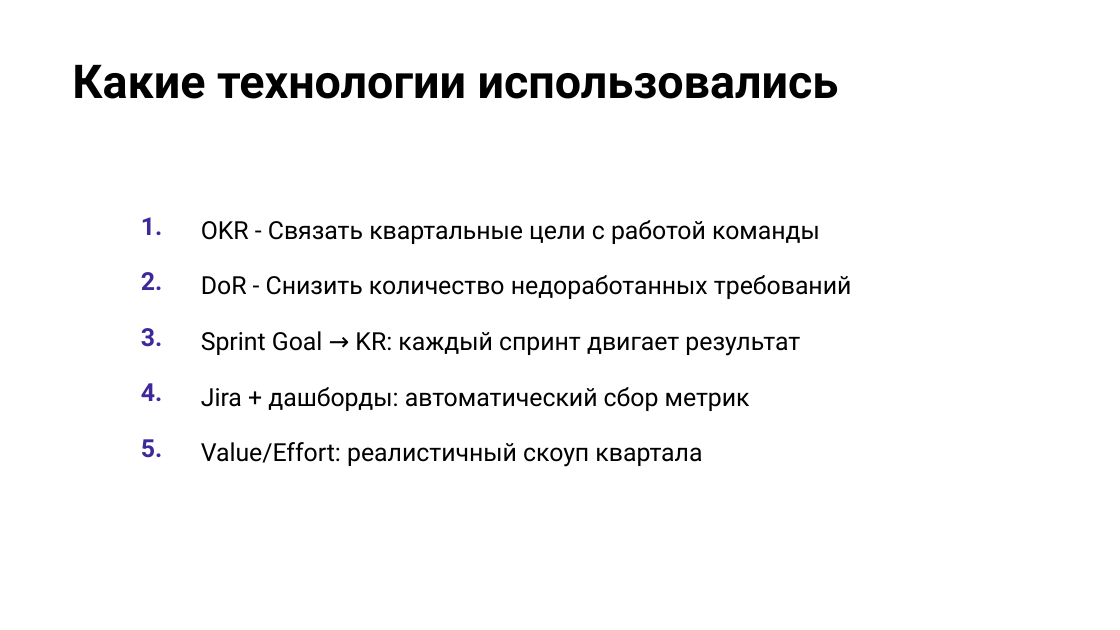
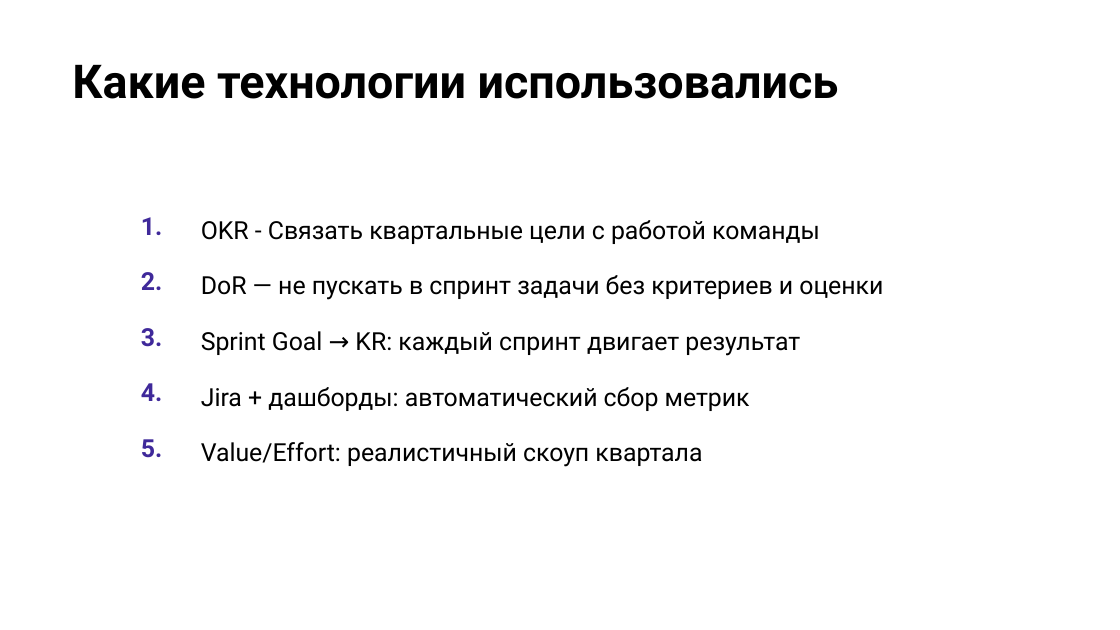
Before and after one commit to camelot270/otus_work, a slide deck: slide 6 of docs/Защита проекта. Петров Н.И..pptx. Drawn at 1120x630 pixels with LibreOffice and Linux fonts; fonts in the diff are those of the drawing; background and template pictures are left out. Boxes give left, top, right and bottom in pixels: in the first picture for what was removed or moved away, otherwise in the second. Text is boxed around its words. In the diff, an @@ line names an element or a change of style, - is before the commit and + after.

```diff
--- a/docs/Защита проекта. Петров Н.И..pptx
+++ b/docs/Защита проекта. Петров Н.И..pptx
@@ table at (116, 200, 1004, 471) @@
-row 2, column 2: DoR - Снизить количество недоработанных требований
+row 2, column 2: DoR — не пускать в спринт задачи без критериев и оценки
```
Also in this commit, not shown: 7 other slides changed.
